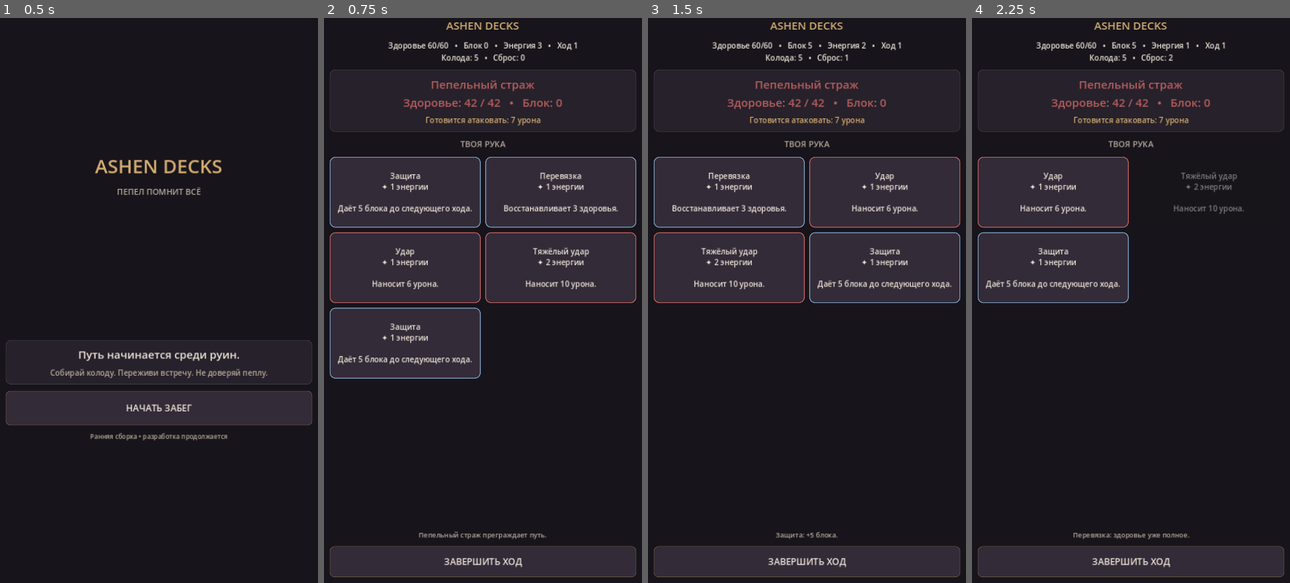
Above: before the commit, frames 1-4 (left to right).
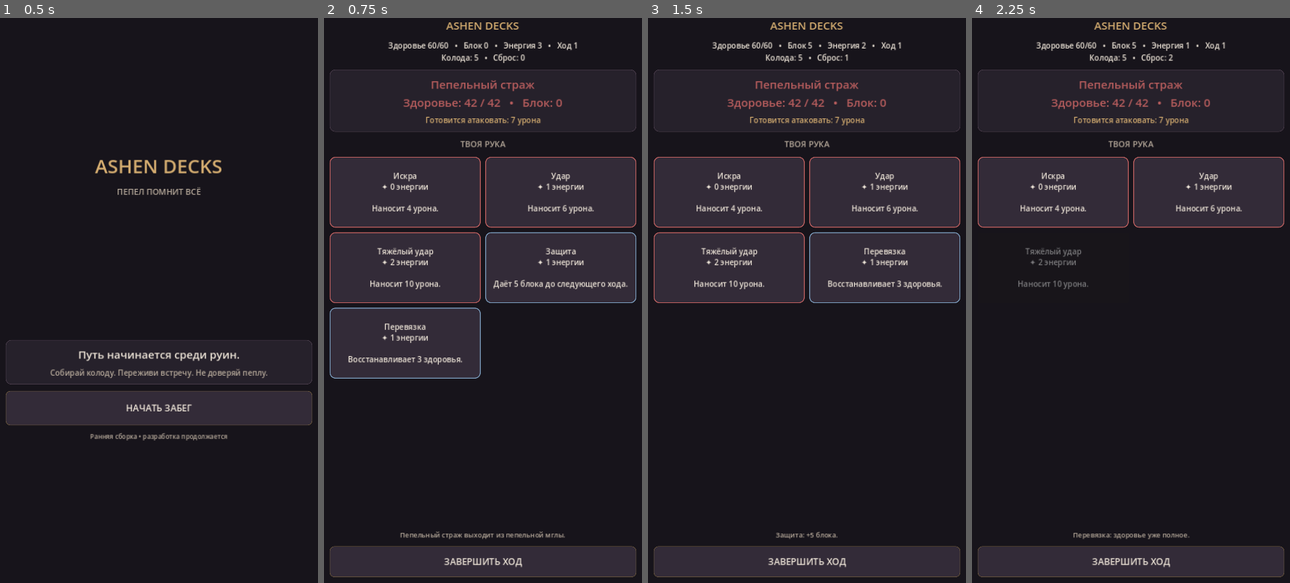
Above: after the commit, the same moments.

Repository: azartworld55-ctrl/ashen-decks
Game: Godot game, scene res://scenes/main.tscn
The game is run twice, just before and just after one commit, with the same random seed, the same clock (stepped at 60 frames per second) and the same inputs.
Inputs:
- Up to frame 1 (0.5 s): no input
- Up to frame 2 (0.75 s): click "НАЧАТЬ ЗАБЕГ" at 0.5 s
- Up to frame 3 (1.5 s): click "Защита ✦ 1 энергии Даёт 5 бло…" at 1.25 s
- Up to frame 4 (2.25 s): click "Перевязка ✦ 1 энергии Восстан…" at 2 s

Frame 1 is identical in both runs. In frame 2, 3.0% of the frame differs, in the area x 1-99%, y 24-93%; in frame 3, 1.0%; in frame 4, 12%, in the area x 1-99%, y 24-51%.

Commit message:
feat: add three-floor run progression and card rewards

Diff:
--- a/godot/scripts/run_state.gd
+++ b/godot/scripts/run_state.gd
@@ -6,22 +6,29 @@
 const STARTING_HP := 60
 const STARTING_ENERGY := 3
 const HAND_SIZE := 5
+const MAX_FLOOR := 3
 
 var player_hp := STARTING_HP
 var player_max_hp := STARTING_HP
 var player_block := 0
 var energy := STARTING_ENERGY
 var turn := 1
+var run_floor := 1
 
 var enemy_name := "Пепельный страж"
 var enemy_hp := 42
 var enemy_max_hp := 42
 var enemy_block := 0
 var enemy_intent := "attack"
-
+var enemy_attack := 7
+var enemy_heavy_attack := 10
+var enemy_guard := 4
+
+var deck: Array[Dictionary] = []
 var draw_pile: Array[Dictionary] = []
 var discard_pile: Array[Dictionary] = []
 var hand: Array[Dictionary] = []
+var reward_options: Array[Dictionary] = []
 var phase := "player"
 var last_message := "Выбери карту, чтобы сыграть её."
 
@@ -31,13 +38,13 @@
 	player_block = 0
 	energy = STARTING_ENERGY
 	turn = 1
-	enemy_hp = enemy_max_hp
-	enemy_block = 0
+	run_floor = 1
 	phase = "player"
-	last_message = "Пепельный страж преграждает путь."
+	deck.clear()
 	draw_pile.clear()
 	discard_pile.clear()
 	hand.clear()
+	reward_options.clear()
 
 	var starter_deck := [
 		_make_card("Удар", 1, "Наносит 6 урона.", "attack", 6, 0, 0),
@@ -52,11 +59,8 @@
 		_make_card("Перевязка", 1, "Восстанавливает 3 здоровья.", "skill", 0, 0, 3)
 	]
 	for card in starter_deck:
-		draw_pile.append(card.duplicate(true))
-	draw_pile.shuffle()
-	_set_enemy_intent()
-	_draw_cards(HAND_SIZE)
-	changed.emit()
+		deck.append(card.duplicate(true))
+	_start_encounter()
 
 func _make_card(card_name: String, cost: int, description: String, card_type: String, damage: int, block: int, heal: int) -> Dictionary:
 	return {
@@ -68,6 +72,46 @@
 		"block": block,
 		"heal": heal
 	}
+
+func _start_encounter() -> void:
+	turn = 1
+	energy = STARTING_ENERGY
+	player_block = 0
+	enemy_block = 0
+	hand.clear()
+	draw_pile.clear()
+	discard_pile.clear()
+	reward_options.clear()
+
+	match run_floor:
+		1:
+			enemy_name = "Пепельный страж"
+			enemy_max_hp = 42
+			enemy_attack = 7
+			enemy_heavy_attack = 10
+			enemy_guard = 4
+		2:
+			enemy_name = "Утопленник-писец"
+			enemy_max_hp = 56
+			enemy_attack = 8
+			enemy_heavy_attack = 12
+			enemy_guard = 6
+		_:
+			enemy_name = "Епископ углей"
+			enemy_max_hp = 78
+			enemy_attack = 10
+			enemy_heavy_attack = 15
+			enemy_guard = 8
+
+	enemy_hp = enemy_max_hp
+	for card in deck:
+		draw_pile.append(card.duplicate(true))
+	draw_pile.shuffle()
+	phase = "player"
+	_set_enemy_intent()
+	_draw_cards(HAND_SIZE)
+	last_message = "%s выходит из пепельной мглы." % enemy_name
+	changed.emit()
 
 func _draw_cards(amount: int) -> void:
 	for _i in range(amount):
@@ -124,8 +168,12 @@
 	last_message = "%s: %s." % [card.get("name", "Карта"), ", ".join(effects)]
 	if enemy_hp <= 0:
 		enemy_hp = 0
-		phase = "victory"
-		last_message = "Пепельный страж повержен."
+		phase = "run_victory" if run_floor >= MAX_FLOOR else "victory"
+		if phase == "run_victory":
+			last_message = "Епископ углей повержен. Забег завершён."
+		else:
+			_build_reward_options()
+			last_message = "%s повержен. Выбери награду." % enemy_name
 	changed.emit()
 	return true
 
@@ -139,16 +187,16 @@
 
 	phase = "enemy"
 	if enemy_intent == "attack":
-		_take_player_damage(7)
+		_take_player_damage(enemy_attack)
 		enemy_block = 0
-		last_message = "Страж атакует: 7 урона до блока."
+		last_message = "%s атакует: %d урона до блока." % [enemy_name, enemy_attack]
 	elif enemy_intent == "heavy_attack":
-		_take_player_damage(10)
+		_take_player_damage(enemy_heavy_attack)
 		enemy_block = 0
-		last_message = "Страж наносит тяжёлый удар: 10 урона до блока."
+		last_message = "%s наносит тяжёлый удар: %d урона до блока." % [enemy_name, enemy_heavy_attack]
 	elif enemy_intent == "prepare":
-		enemy_block += 4
-		last_message = "Страж укрепляет защиту: +4 блока."
+		enemy_block += enemy_guard
+		last_message = "%s укрепляет защиту: +%d блока." % [enemy_name, enemy_guard]
 
 	if player_hp <= 0:
 		player_hp = 0
@@ -183,8 +231,33 @@
 func get_intent_text() -> String:
 	match enemy_intent:
 		"heavy_attack":
-			return "Готовит мощный удар: 10 урона"
+			return "Готовит мощный удар: %d урона" % enemy_heavy_attack
 		"prepare":
-			return "Собирает защиту: +4 блока"
+			return "Собирает защиту: +%d блока" % enemy_guard
 		_:
-			return "Готовится атаковать: 7 урона"
+			return "Готовится атаковать: %d урона" % enemy_attack
+
+func _build_reward_options() -> void:
+	var pool := [
+		_make_card("Рассечение", 1, "Наносит 9 урона.", "attack", 9, 0, 0),
+		_make_card("Каменная кожа", 1, "Даёт 9 блока.", "skill", 0, 9, 0),
+		_make_card("Пепельный ритуал", 1, "Восстанавливает 6 здоровья.", "skill", 0, 0, 6),
+		_make_card("Кровавый долг", 2, "Наносит 15 урона.", "attack", 15, 0, 0),
+		_make_card("Последняя искра", 0, "Наносит 5 урона.", "attack", 5, 0, 0),
+		_make_card("Железная воля", 1, "Даёт 6 блока и лечит на 2.", "skill", 0, 6, 2)
+	]
+	pool.shuffle()
+	reward_options.clear()
+	for i in range(3):
+		reward_options.append(pool[i].duplicate(true))
+
+func claim_reward(index: int) -> bool:
+	if phase != "victory":
+		return false
+	if index < -1 or index >= reward_options.size():
+		return false
+	if index >= 0:
+		deck.append(reward_options[index].duplicate(true))
+	run_floor += 1
+	_start_encounter()
+	return true
